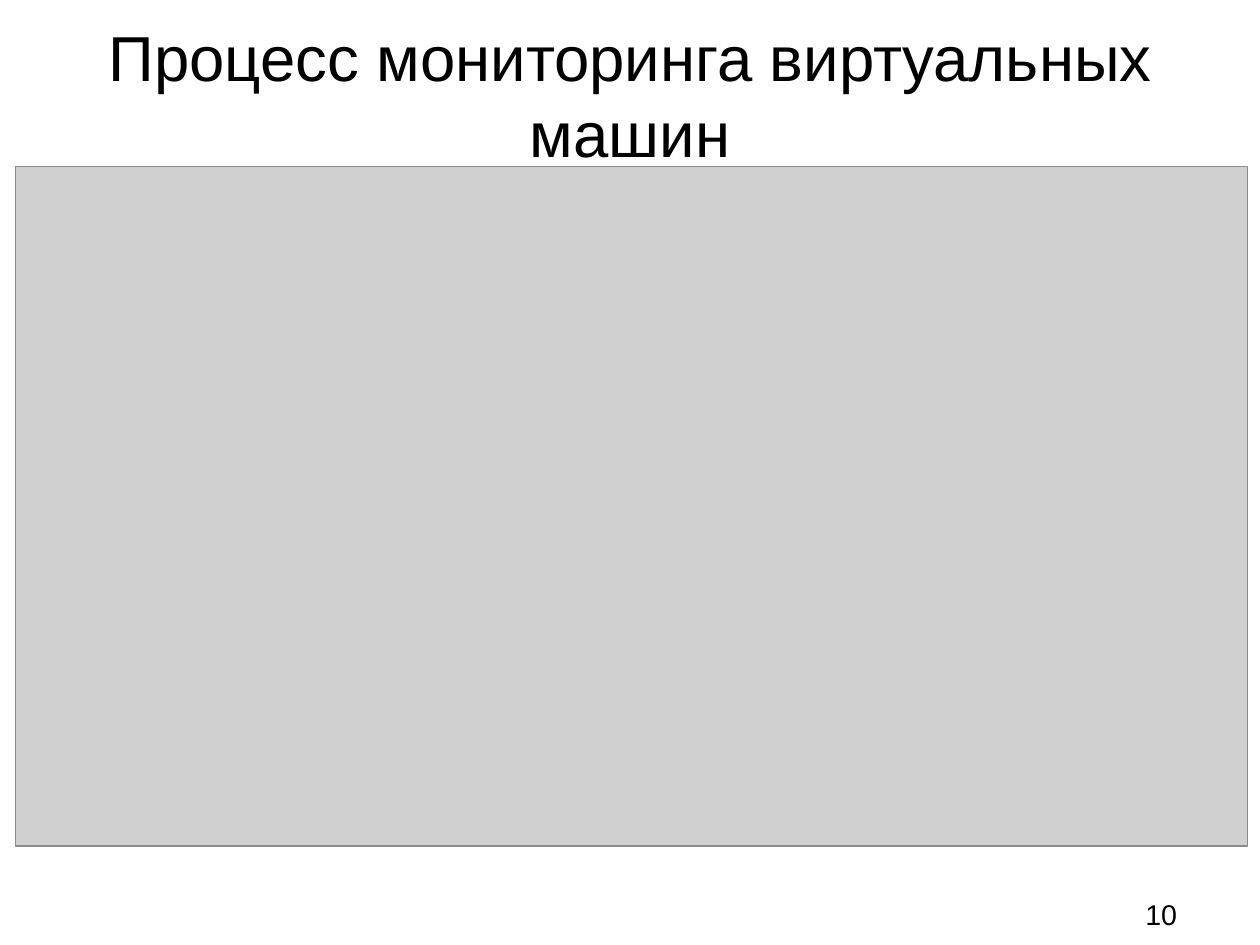
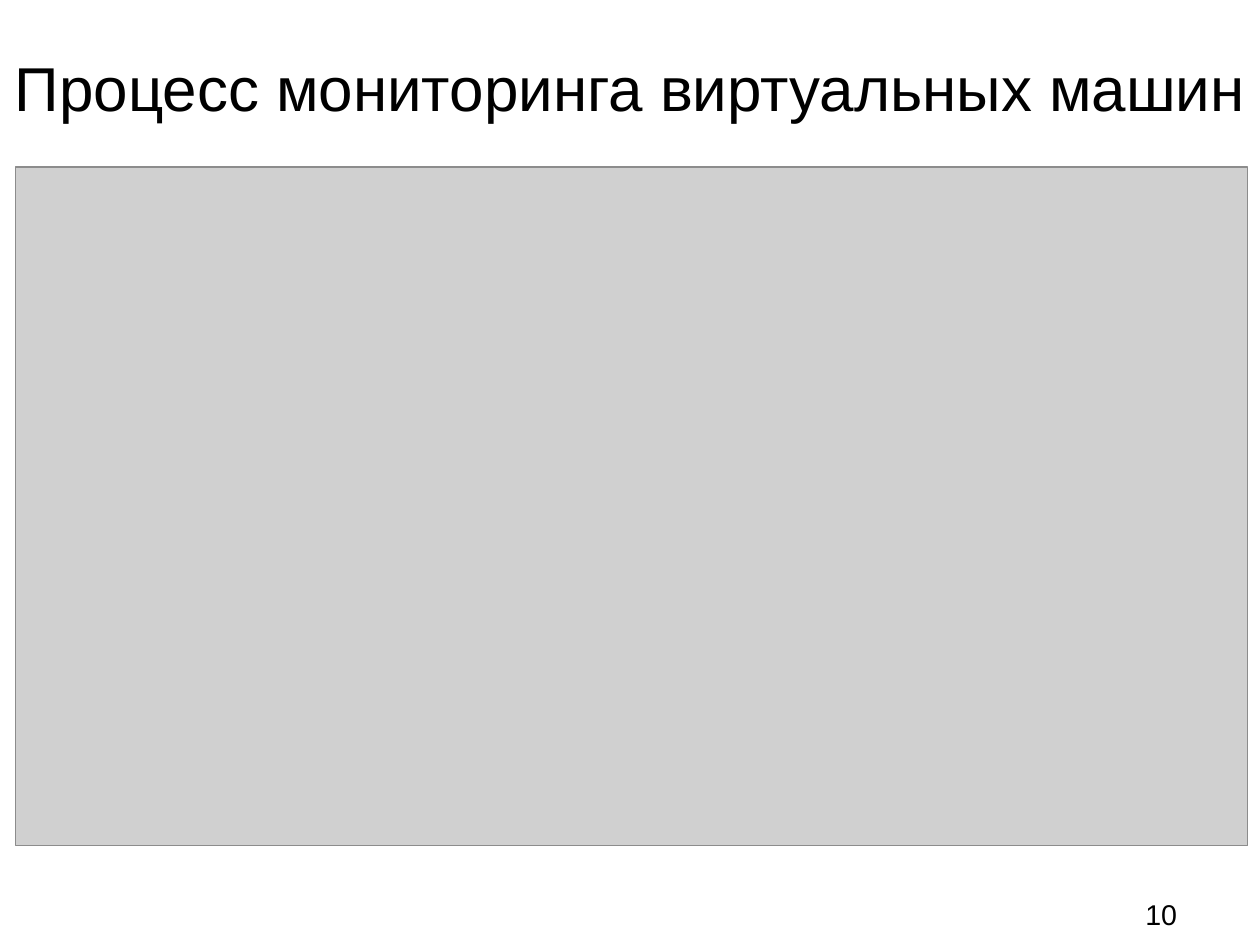
Before and after one commit to Ezembi/Diploma, a slide deck: slide 10 of Text/!Презентация.odp. Drawn at 1260x945 pixels with LibreOffice and Linux fonts; fonts in the diff are those of the drawing; grey boxes stand for pictures. Boxes give left, top, right and bottom in pixels: in the first picture for what was removed or moved away, otherwise in the second. Text is boxed around its words. In the diff, an @@ line names an element or a change of style, - is before the commit and + after.

```diff
--- a/Text/!Презентация.odp
+++ b/Text/!Презентация.odp
@@ title "Процесс мониторинга виртуальных машин" moved from (x1=108, y1=37, x2=1151, y2=169) to (x1=15, y1=68, x2=1244, y2=122) @@
@@ title "Процесс мониторинга виртуальных машин" at (x1=15, y1=68, x2=1244, y2=122): size 40 to 39 pt @@
```
Also in this commit, not shown: 4 other slides changed, 3 slides added, 2 slides removed, 6 other files.
